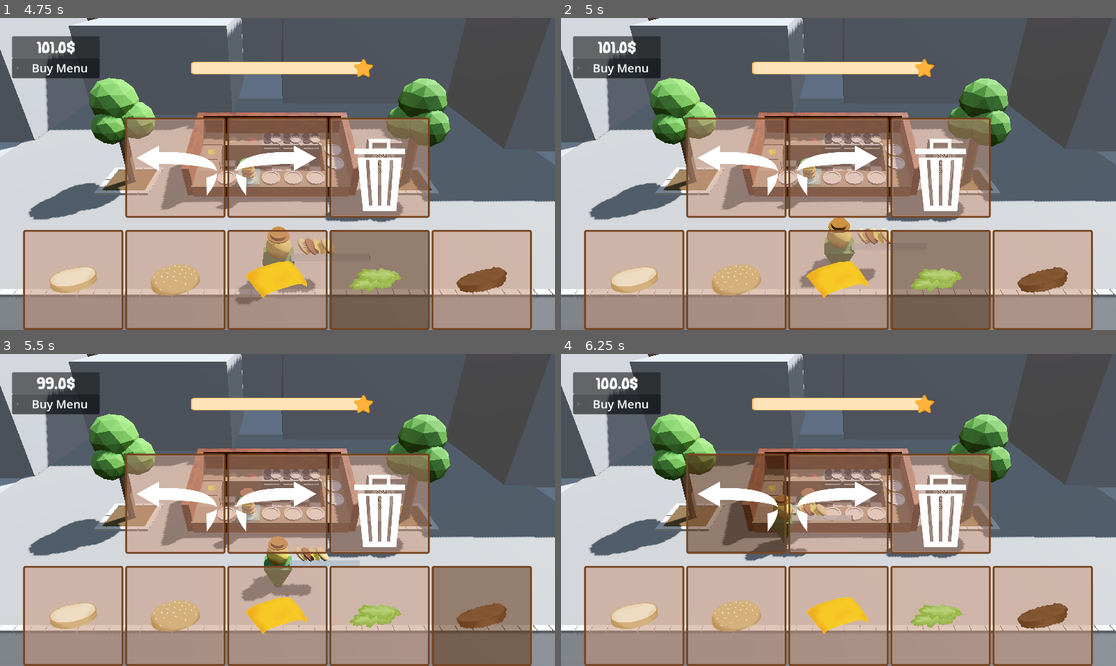
Above: before the commit, frames 1-4 (two rows, left to right).
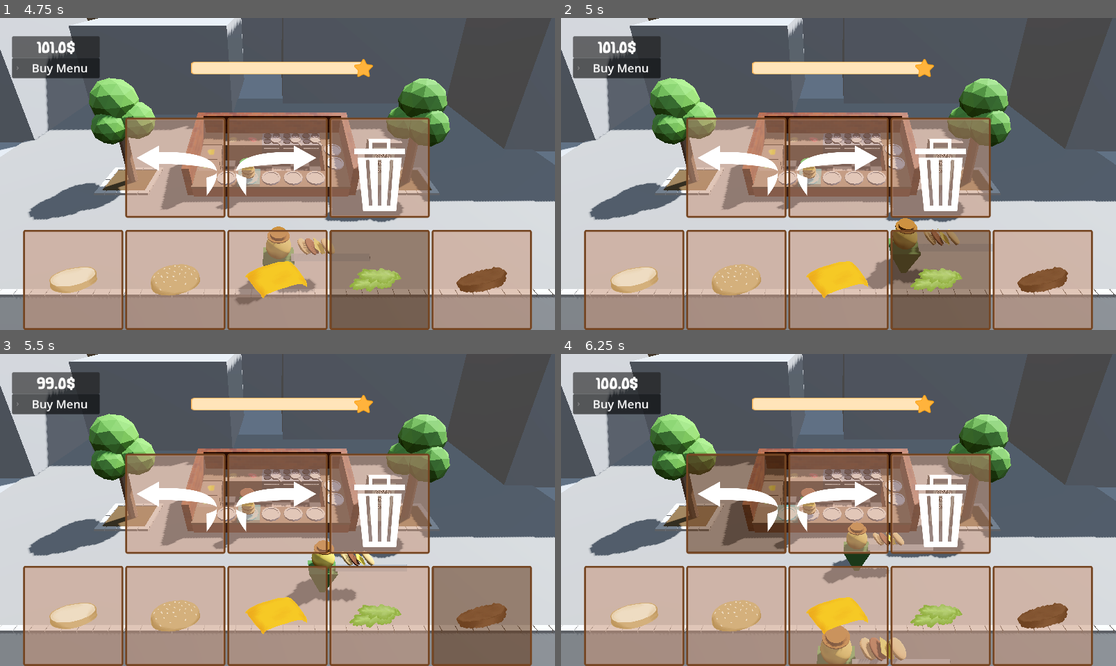
Above: after the commit, the same moments.

Repository: thewasmans/2026-game-jam-burger-truck
Game: Godot game, scene res://scenes/main.tscn
The game is run twice, just before and just after one commit, with the same random seed, the same clock (stepped at 60 frames per second) and the same inputs.
Inputs (mouse positions are in pixels of both pictures, inside the frame that each line leads up to):
- Up to frame 1 (4.75 s): click (177, 167) at 0.5 s; click (277, 167) at 1.25 s; click (72, 280) at 2.02 s; click (177, 280) at 2.77 s; click (277, 280) at 3.52 s; click (377, 280) at 4.27 s
- Up to frame 2 (5 s): no input
- Up to frame 3 (5.5 s): click (482, 616) at 5.02 s
- Up to frame 4 (6.25 s): click (738, 503) at 5.75 s

Frame 1 is identical in both runs. In frame 2, 2.2% of the frame differs, in the area x 42-78%, y 63-87%; in frame 3, 2.3%; in frame 4, 3.2%, in the area x 33-71%, y 44-100%.

Commit message:
add random spawn time for client

Diff:
--- a/scripts/spawner.gd
+++ b/scripts/spawner.gd
@@ -8,19 +8,24 @@
 @export var spawn_area: BoxShape3D
 @export var front_truck_target: MeshInstance3D
 @export var out_screen_target: MeshInstance3D
-@export var spawn_time: float = 4.0
+var spawn_time := RandomNumberGenerator.new()
+@export var minimal_spawn_time: float = 2.0
+@export var maximal_spawn_time: float = 5.0
 
 var timer: Timer
 var _hungries_clients: Array[HungryClient] = []
 
 func _ready() -> void:
+	randomize()
+	var spawn_time_random = randf_range(minimal_spawn_time, maximal_spawn_time)
 	front_truck_target.hide()
 	out_screen_target.hide()
 	timer = Timer.new()
-	timer.wait_time = spawn_time
+	timer.wait_time = spawn_time_random
 	timer.timeout.connect(spawn_enemy)
 	add_child(timer)
 	timer.start()
+
 	await get_tree().create_timer(.01).timeout
 	spawn_enemy()
 
@@ -37,6 +42,8 @@
 	client_spawned.emit(client)
 	_hungries_clients.append(client)
 
+	timer.wait_time = randf_range(minimal_spawn_time, maximal_spawn_time)
+
 
 func get_random_spawn_position() -> Vector3:
 	var spawn_area_size: Vector3 = spawn_area.size
